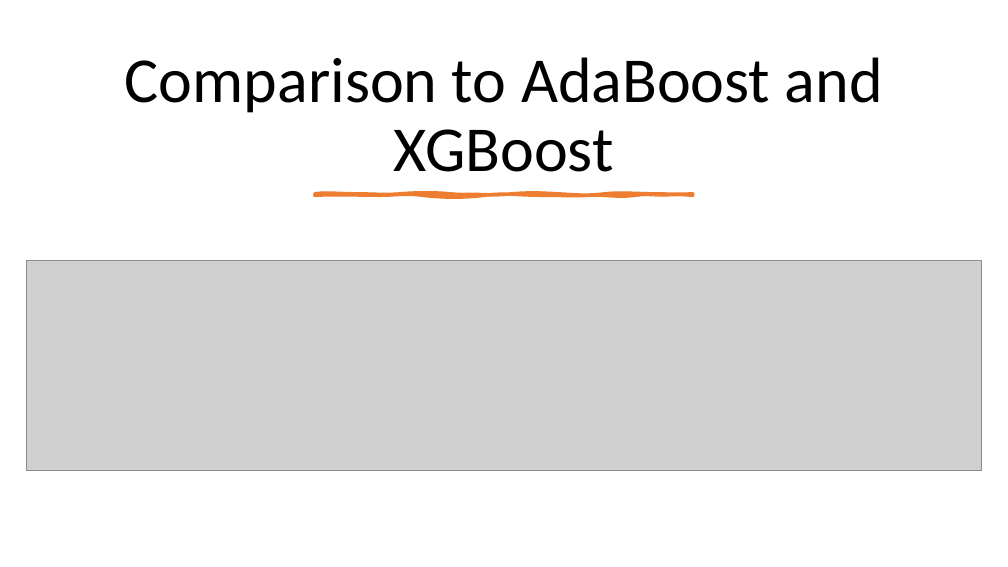
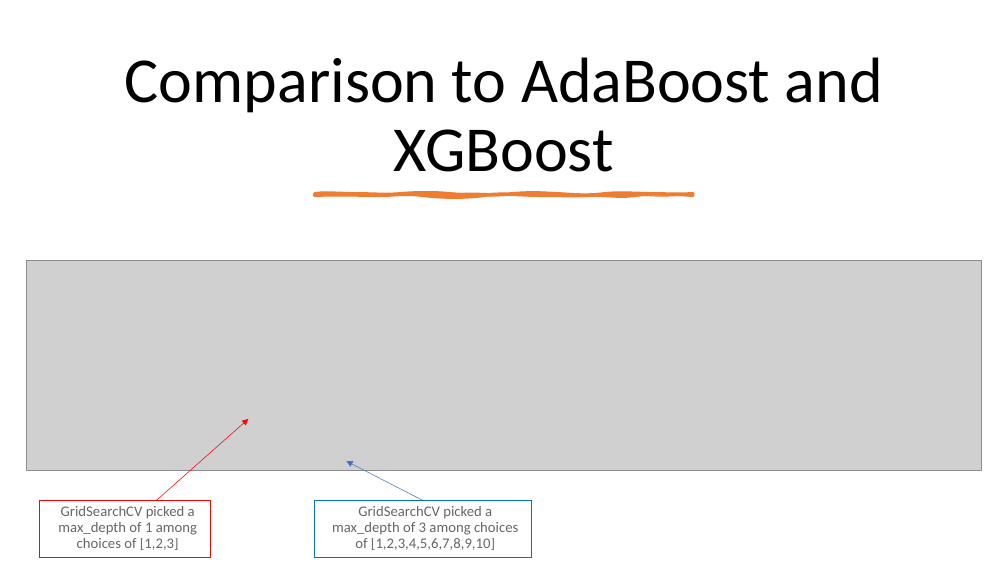
Before and after one commit to ngwtl/DSI-SG-24-projects, a slide deck: slide 11 of project_3/ethan-project-3-presentation.pptx. Drawn at 1008x567 pixels with LibreOffice and Linux fonts; fonts in the diff are those of the drawing; grey boxes stand for pictures. Boxes give left, top, right and bottom in pixels: in the first picture for what was removed or moved away, otherwise in the second. Text is boxed around its words. In the diff, an @@ line names an element or a change of style, - is before the commit and + after.

```diff
--- a/project_3/ethan-project-3-presentation.pptx
+++ b/project_3/ethan-project-3-presentation.pptx
@@ arrow added from (157, 501) to (249, 419), #FF0000 0.5 pt @@
@@ arrow added from (423, 501) to (346, 461), #4472C4 0.5 pt @@
@@ rectangle added at (40,501,211,557), outline #FF0000 0.75 pt, 14 pt, text #000000 at 60% opacity @@
+GridSearchCV picked a max_depth of 1 among choices of [1,2,3]
@@ rectangle added at (315,501,531,557), outline #0070C0 0.75 pt, 14 pt, text #000000 at 60% opacity @@
+GridSearchCV picked a max_depth of 3 among choices of [1,2,3,4,5,6,7,8,9,10]
```
Also in this commit, not shown: 6 other slides changed, 1 slide added.
